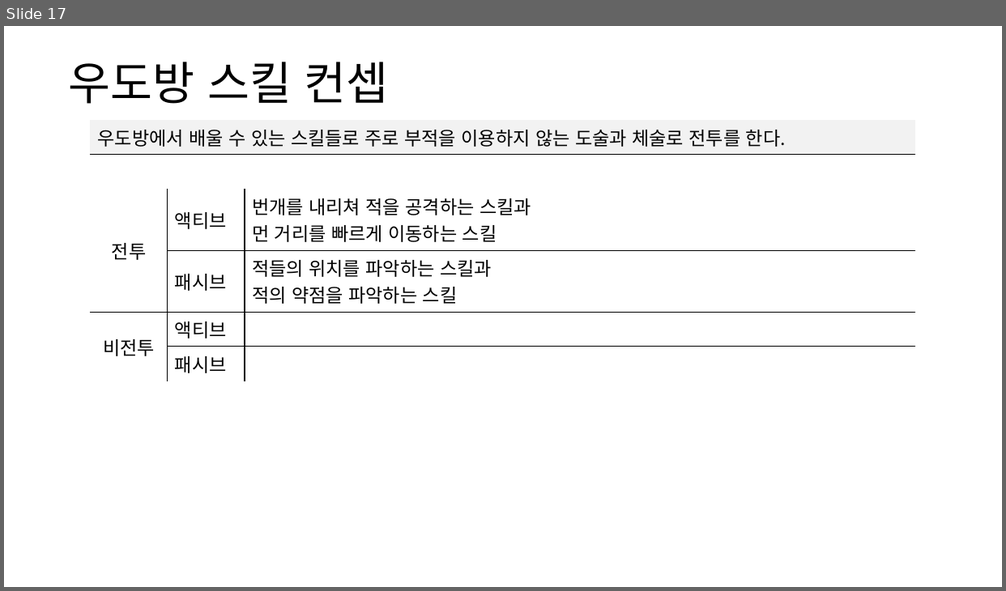
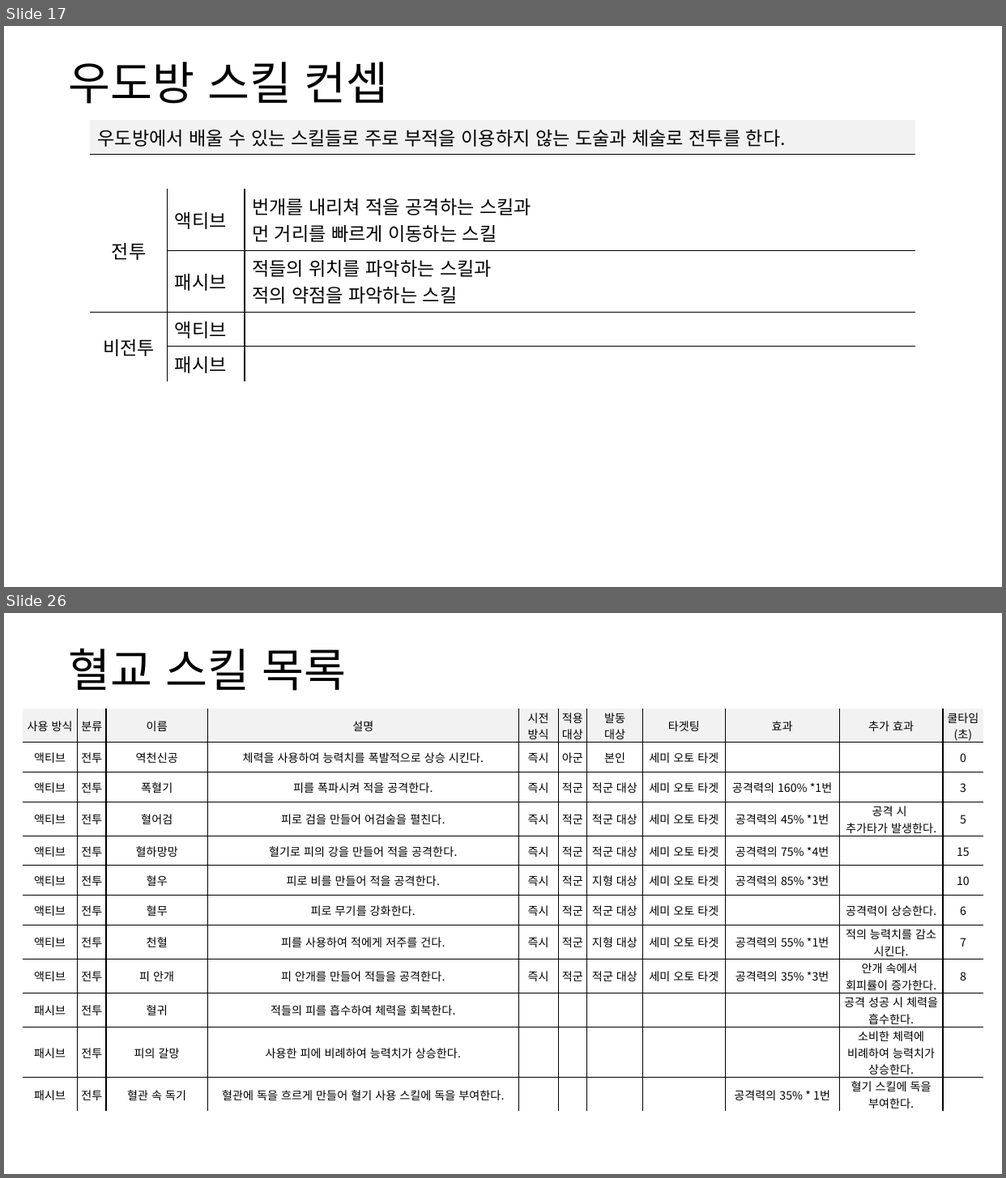
Before and after one commit to yjk0401/unityenginebasic_9th, a slide deck: 기획/방랑엽사전/스킬 기획서.pptx. Shown one above the other, each under a label of ours: slide 17 before the commit, slides 17 and 26 after it; the slides between them are not shown. The pictures are 1006x591 and 1006x1178 pixels, drawn with LibreOffice and Linux fonts; fonts in the diff are those of the drawing. Boxes give left, top, right and bottom in pixels: in the first picture for what was removed or moved away, otherwise in the second. Text is boxed around its words. In the diff, an @@ line names an element or a change of style, - is before the commit and + after.

```diff
--- a/기획/방랑엽사전/스킬 기획서.pptx
+++ b/기획/방랑엽사전/스킬 기획서.pptx
@@ slide 26 added at bbox=[4, 613, 1002, 1174], background #FFFFFF @@
@@ text added at bbox=[68, 648, 347, 691], 44 pt, text #000000 @@
+혈교 스킬 목록
@@ table added at bbox=[22, 709, 983, 1112], 12 rows, 11 columns @@
+사용 방식 | 분류 | 이름 | 설명 | 시전 / 방식 | 적용 / 대상 | 발동 / 대상 | 타겟팅 | 효과 | 추가 효과 | 쿨타임 / (초)
+액티브 | 전투 | 역천신공 | 체력을 사용하여 능력치를 폭발적으로 상승 시킨다. | 즉시 | 아군 | 본인 | 세미 오토 타겟 |  |  | 0
+액티브 | 전투 | 폭혈기 | 피를 폭파시켜 적을 공격한다. | 즉시 | 적군 | 적군 대상 | 세미 오토 타겟 | 공격력의 160% *1번 |  | 3
+액티브 | 전투 | 혈어검 | 피로 검을 만들어 어검술을 펼친다. | 즉시 | 적군 | 적군 대상 | 세미 오토 타겟 | 공격력의 45% *1번 | 공격 시 / 추가타가 발생한다. | 5
+액티브 | 전투 | 혈하망망 | 혈기로 피의 강을 만들어 적을 공격한다. | 즉시 | 적군 | 적군 대상 | 세미 오토 타겟 | 공격력의 75% *4번 |  | 15
+액티브 | 전투 | 혈우 | 피로 비를 만들어 적을 공격한다. | 즉시 | 적군 | 지형 대상 | 세미 오토 타겟 | 공격력의 85% *3번 |  | 10
+액티브 | 전투 | 혈무 | 피로 무기를 강화한다. | 즉시 | 적군 | 적군 대상 | 세미 오토 타겟 |  | 공격력이 상승한다. | 6
+액티브 | 전투 | 천혈 | 피를 사용하여 적에게 저주를 건다. | 즉시 | 적군 | 지형 대상 | 세미 오토 타겟 | 공격력의 55% *1번 | 적의 능력치를 감소 시킨다. | 7
+액티브 | 전투 | 피 안개 | 피 안개를 만들어 적들을 공격한다. | 즉시 | 적군 | 적군 대상 | 세미 오토 타겟 | 공격력의 35% *3번 | 안개 속에서 / 회피률이 증가한다. | 8
+패시브 | 전투 | 혈귀 | 적들의 피를 흡수하여 체력을 회복한다. |  |  |  |  |  | 공격 성공 시 체력을 흡수한다. | 
+패시브 | 전투 | 피의 갈망 | 사용한 피에 비례하여 능력치가 상승한다. |  |  |  |  |  | 소비한 체력에 비례하여 능력치가 상승한다. | 
+패시브 | 전투 | 혈관 속 독기 | 혈관에 독을 흐르게 만들어 혈기 사용 스킬에 독을 부여한다. |  |  |  |  | 공격력의 35% * 1번 | 혈기 스킬에 독을 부여한다. | 
```
Also in this commit, not shown: 2 slides changed, 7 other slides added, 2 slides removed.
